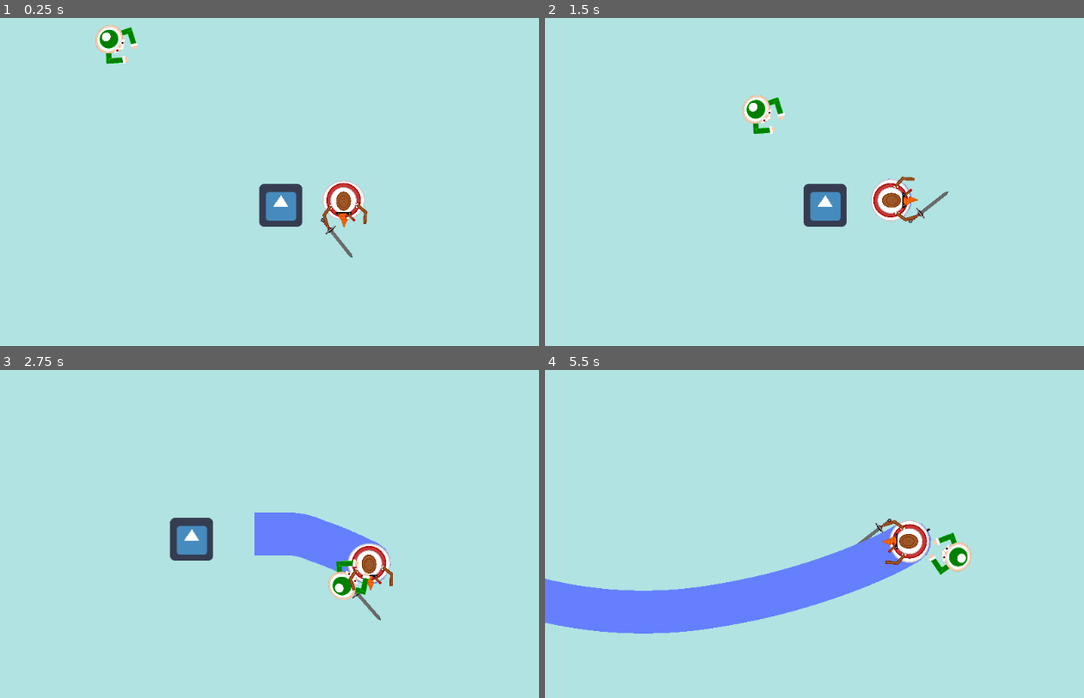
Above: before the commit, frames 1-4 (two rows, left to right).
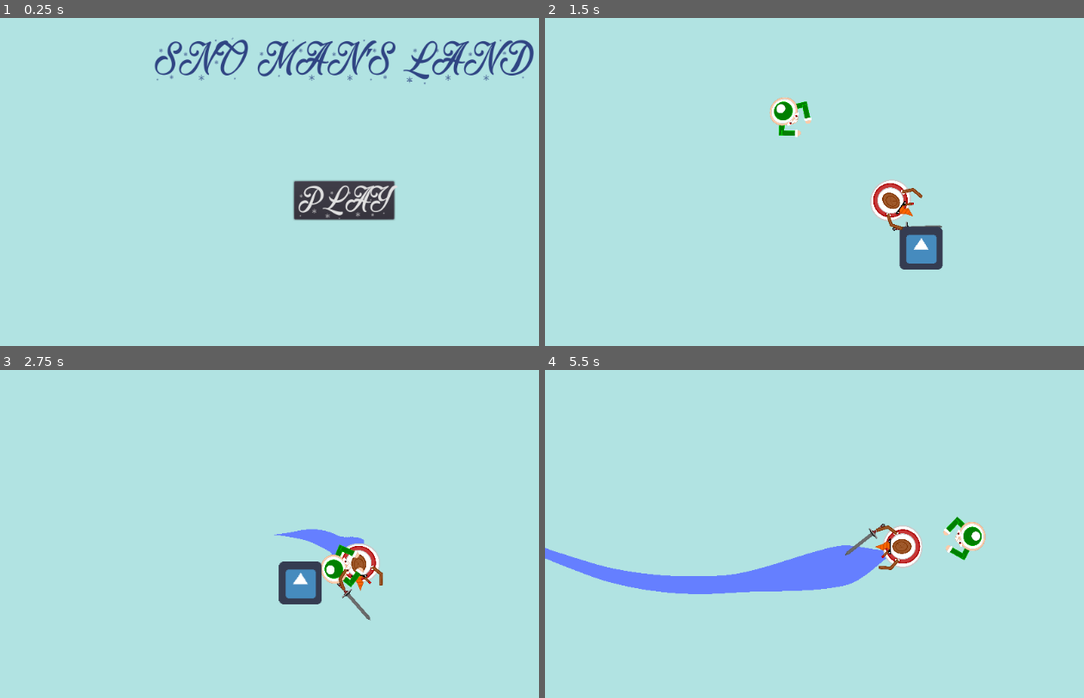
Above: after the commit, the same moments.

Repository: samithShetty/Fall-22-49er-Game-Jam
Game: Godot game, scene res://title.tscn
Two runs of this game, one before a commit and one after it. Both use one fixed random seed, a clock stepped at 60 frames per second and the inputs below. Before the commit the project starts from res://TestScene.tscn. The engine's default icon, where the game draws it, is replaced by a stand-in: a white triangle on a blue panel in a dark square.
Inputs (mouse positions are in pixels of both pictures, inside the frame that each line leads up to):
- Up to frame 1 (0.25 s): no input
- Up to frame 2 (1.5 s): click (889, 198) at 0.5 s, where only the run after the commit has a clickable "PLAY"; hold D (right) from 1.28 s (still down); hold Space from 1.28 s (still down)
- Up to frame 3 (2.75 s): release D (right) at 2.03 s; release Space at 2.03 s; hold S (down) from 2.03 s (still down); tap Space at 2.1, 2.27, 2.57 s
- Up to frame 4 (5.5 s): release S (down) at 2.78 s; hold D (right) 2.78-3.53 s; hold Space 2.78-3.53 s; hold W (up) 3.53-4.28 s; tap Space at 3.6, 3.77, 4.07, 5.1, 5.27 s; hold Space 4.28-5.03 s; hold A (left) from 4.28 s (still down)

The runs differ from the first frame. In frame 1, 6.8% of the frame differs, in the area x 17-100%, y 2-74%; in frame 2, 3.7%; in frame 3, 5.5%; in frame 4, 10%, in the area x 0-82%, y 44-81%.

Commit message:
Added water collision

Diff:
--- a/Snowman.gd
+++ b/Snowman.gd
@@ -1,15 +1,9 @@
 extends RigidBody2D
 
-
-# Declare member variables here. Examples:
-# var a = 2
-# var b = "text"
 export var speed = 500
 export var acceleration = 3.0
 var lookDir = Vector2(0,1)
-# Called when the node enters the scene tree for the first time.
-func _ready():
-	pass # Replace with function body.
+
 
 func _physics_process(delta):
 	linear_velocity = Vector2(clamp(linear_velocity.x,-speed,speed),clamp(linear_velocity.y,-speed,speed))
@@ -17,19 +11,14 @@
 	var y = Input.get_action_strength("up") - Input.get_action_strength("down")
 	apply_impulse(Vector2(0,0), Vector2(acceleration*x,acceleration*-y))
 
-	lookDir = lerp(lookDir, Vector2(x,-y), .07)
-	look_at(lookDir + position)
+	if x != 0 or y != 0:
+		lookDir = lerp(lookDir, Vector2(x,-y), .07)
+		look_at(lookDir + position)
 
 	var space_state = get_world_2d().direct_space_state
 	# use global coordinates, not local to node
-	var isInWater = space_state.intersect_ray(Vector2(0,0), get_linear_velocity().rotated(-get_global_rotation()).normalized()*35, [], 7, true, true)
-	if isInWater:
-		print("You fell in water!")
-	update()
+	var waterCollision = space_state.intersect_ray(position, position + get_linear_velocity().rotated(-get_global_rotation()).normalized()*30, [self], 7, true, true)
 
-func _draw():
-	draw_line(get_linear_velocity().rotated(-get_global_rotation()).normalized()*30, get_linear_velocity().rotated(-get_global_rotation()).normalized()*35,Color(0,0,0),3,false)
 
-func _process(delta):
-	if Input.is_key_pressed(KEY_SPACE):
-		print()
+func _on_WaterArea_area_entered(area):
+	print("DEATH")
--- a/TestScene.tscn
+++ b/TestScene.tscn
@@ -9,8 +9,11 @@
 [ext_resource path="res://Snowman_Arm.svg" type="Texture" id=7]
 [ext_resource path="res://WaterTrail.tscn" type="PackedScene" id=8]
 
+[sub_resource type="Curve" id=6]
+_data = [ Vector2( 0, 0 ), 0.0, 0.0, 0, 0, Vector2( 0.677108, 0.445455 ), 0.0, 0.0, 0, 0, Vector2( 0.884337, 1 ), 0.0, 0.0, 0, 0, Vector2( 1, 0 ), 0.0, 0.0, 0, 0 ]
+
 [sub_resource type="CircleShape2D" id=1]
-radius = 31.0644
+radius = 8.06226
 
 [sub_resource type="CircleShape2D" id=2]
 radius = 7.0
@@ -117,28 +120,41 @@
 "values": [ 124.343, 61.5796, -1.18421, 10.3702, 82.5008, 124.343 ]
 }
 
+[sub_resource type="CircleShape2D" id=7]
+
 [sub_resource type="CircleShape2D" id=3]
 radius = 22.0227
 
 [node name="Node2D" type="Node2D"]
 
+[node name="WaterTrail" parent="." instance=ExtResource( 8 )]
+width_curve = SubResource( 6 )
+
+[node name="WaterArea" parent="WaterTrail" index="0"]
+collision_mask = 8
+
 [node name="Snowman" type="RigidBody2D" parent="."]
-position = Vector2( 143, 64 )
 collision_mask = 7
 script = ExtResource( 1 )
 
-[node name="CollisionShape2D" type="CollisionShape2D" parent="Snowman"]
+[node name="WaterCollider" type="Area2D" parent="Snowman"]
+collision_layer = 8
+collision_mask = 2
+
+[node name="CollisionShape2D" type="CollisionShape2D" parent="Snowman/WaterCollider"]
+position = Vector2( 30, 0 )
 shape = SubResource( 1 )
 
 [node name="Camera2D" type="Camera2D" parent="Snowman"]
 current = true
 smoothing_enabled = true
 
-[node name="Area2D" type="Area2D" parent="Snowman"]
-visible = false
+[node name="SwordArea" type="Area2D" parent="Snowman"]
 position = Vector2( 0, 10 )
-
-[node name="CollisionShape2D" type="CollisionShape2D" parent="Snowman/Area2D"]
+monitoring = false
+monitorable = false
+
+[node name="CollisionShape2D" type="CollisionShape2D" parent="Snowman/SwordArea"]
 position = Vector2( 0, 5 )
 shape = SubResource( 2 )
 
@@ -174,8 +190,8 @@
 anims/RESET = SubResource( 4 )
 anims/swing = SubResource( 5 )
 
-[node name="Line2D" parent="Snowman" instance=ExtResource( 8 )]
-position = Vector2( -143, -64 )
+[node name="SnowmanCollider" type="CollisionShape2D" parent="Snowman"]
+shape = SubResource( 7 )
 
 [node name="Elf" type="RigidBody2D" parent="."]
 position = Vector2( -211, -179 )
@@ -194,3 +210,7 @@
 [node name="Icon" type="Sprite" parent="."]
 position = Vector2( 49, 72 )
 texture = ExtResource( 2 )
+
+[connection signal="area_entered" from="WaterTrail/WaterArea" to="Snowman" method="_on_WaterArea_area_entered"]
+
+[editable path="WaterTrail"]
--- a/WaterTrail.gd
+++ b/WaterTrail.gd
@@ -2,16 +2,35 @@
 
 export var length = 500
 export var delay = 50
-var point_queue = []
+onready var player = get_parent().get_node("Snowman")
+onready var area = $WaterArea
 var point = Vector2()
+var prev_point = Vector2()
+var segments = []
+
+func _ready():
+	global_position = Vector2(0,0)
+	global_rotation = 0
+	prev_point = player.global_position
+	add_point(prev_point)
+
 
 func _process(delta):
 	global_position = Vector2(0,0)
 	global_rotation = 0
-	point = get_parent().global_position
-	point_queue.append(point)
+	point = player.global_position
+	add_point(point)
 
-	add_point(point_queue.pop_front())
+	#Add segment collider
+	var new_segment = CollisionShape2D.new()
+	new_segment.shape = SegmentShape2D.new()
+	new_segment.shape.a = prev_point
+	new_segment.shape.b = point
+	area.add_child(new_segment)
+	segments.append(new_segment)
+
+	prev_point = point
 
 	while get_point_count() > length:
 		remove_point(0)
+		area.remove_child(segments.pop_front())
--- a/WaterTrail.tscn
+++ b/WaterTrail.tscn
@@ -1,22 +1,16 @@
-[gd_scene load_steps=3 format=2]
+[gd_scene load_steps=2 format=2]
 
 [ext_resource path="res://WaterTrail.gd" type="Script" id=1]
 
-[sub_resource type="CircleShape2D" id=1]
-radius = 64.0
-
 [node name="Line2D" type="Line2D"]
 z_index = -1
-width = 64.0
+width = 60.0
 default_color = Color( 0.4, 0.501961, 1, 1 )
 joint_mode = 2
 begin_cap_mode = 2
 end_cap_mode = 2
 script = ExtResource( 1 )
 
-[node name="Area2D" type="Area2D" parent="."]
+[node name="WaterArea" type="Area2D" parent="."]
 collision_layer = 2
 gravity = 0.0
-
-[node name="CollisionShape2D" type="CollisionShape2D" parent="Area2D"]
-shape = SubResource( 1 )
--- a/project.godot
+++ b/project.godot
@@ -11,7 +11,7 @@
 [application]
 
 config/name="SnowDrift"
-run/main_scene="res://TestScene.tscn"
+run/main_scene="res://title.tscn"
 config/icon="res://icon.png"
 
 [input]
Not shown: 1 places in TestScene.tscn that only renumber resources
